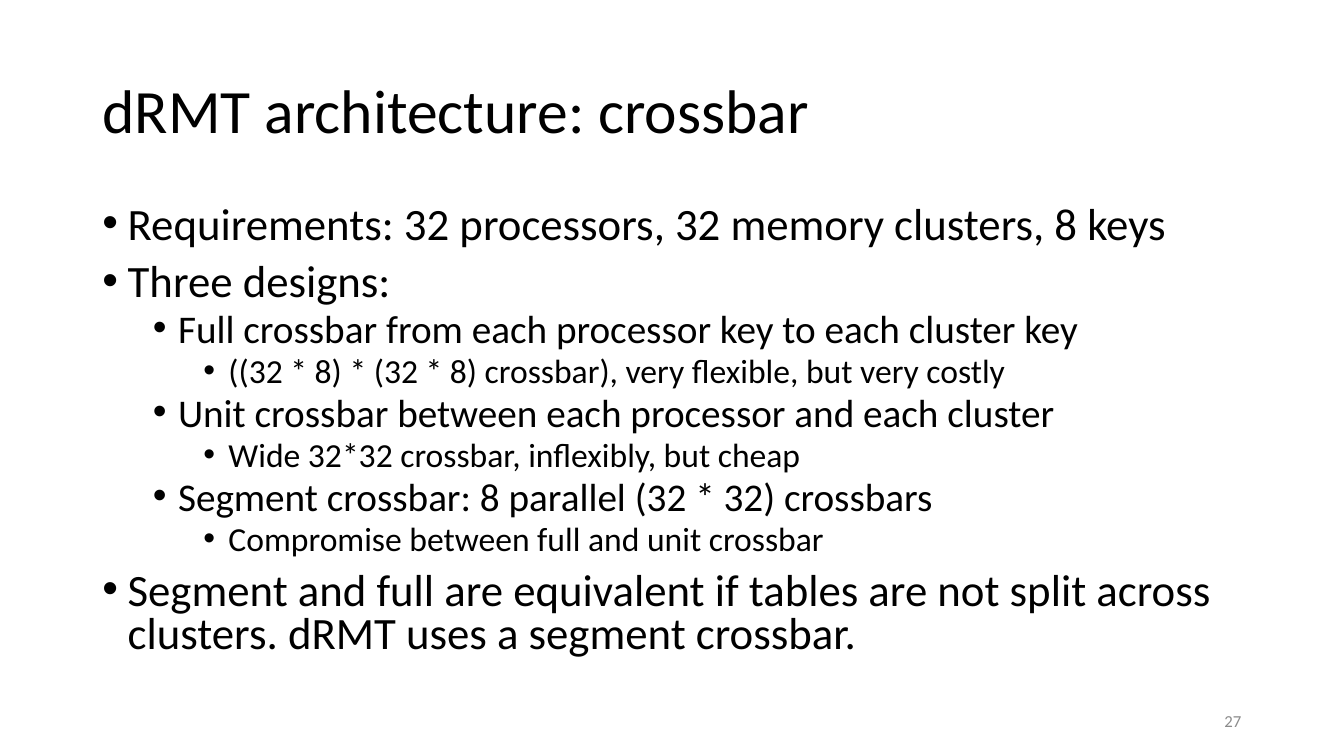
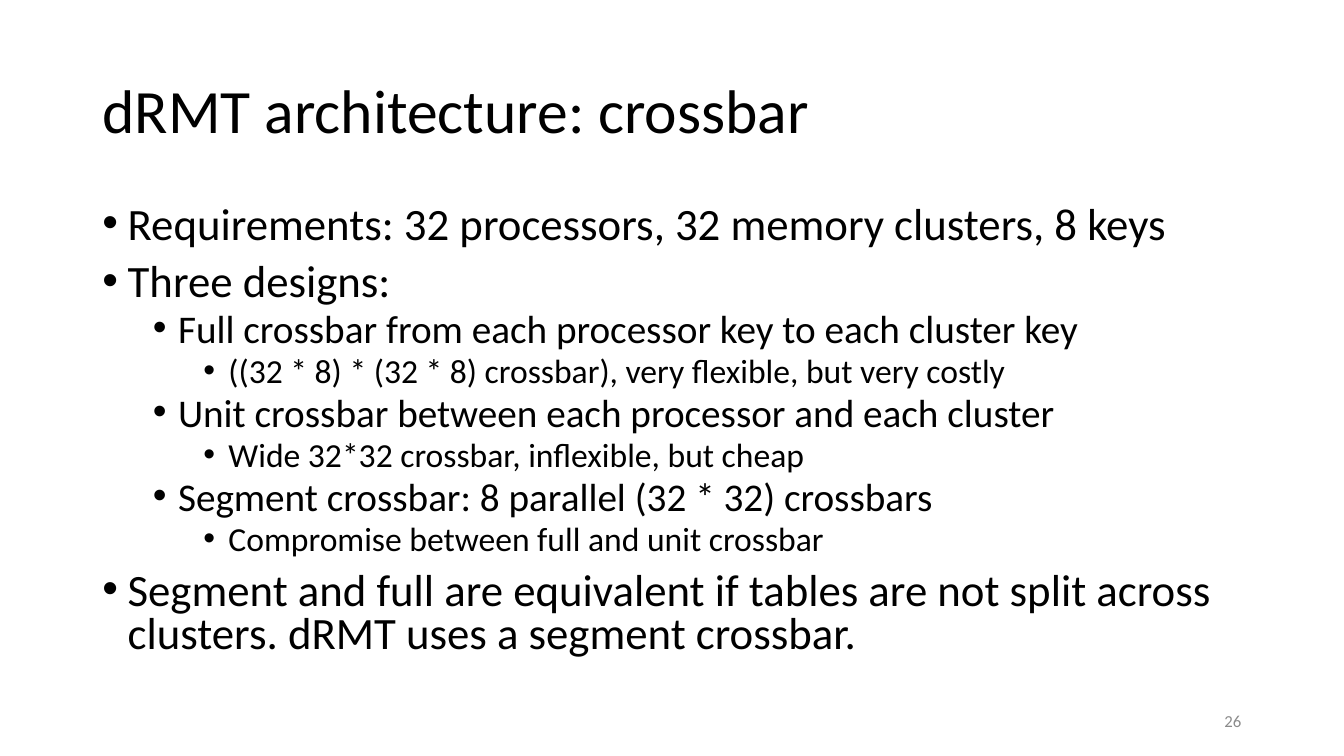
Before and after one commit to anirudhSK/drmt_talk, a slide deck: slide 26 of drmt.pptx (slide 27 before the commit). Drawn at 1344x756 pixels with LibreOffice and Linux fonts; fonts in the diff are those of the drawing. Boxes give left, top, right and bottom in pixels: in the first picture for what was removed or moved away, otherwise in the second. Text is boxed around its words. In the diff, an @@ line names an element or a change of style, - is before the commit and + after.

```diff
--- a/drmt.pptx
+++ b/drmt.pptx
@@ text at bbox=[228, 443, 804, 473]: text changed @@
-    • Wide 32*32 crossbar, inflexibly, but cheap
+    • Wide 32*32 crossbar, inflexible, but cheap
@@ page number at bbox=[1224, 716, 1241, 727]: text changed @@
-27
+26
```
Also in this commit, not shown: 5 other slides changed.
